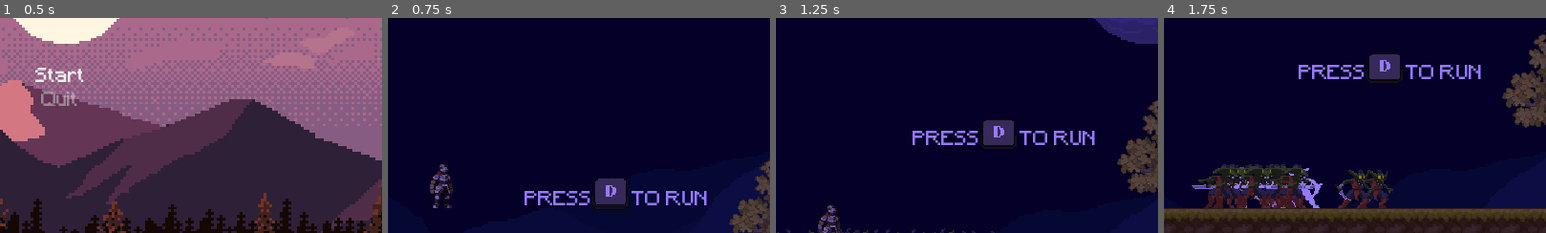
Above: before the commit, frames 1-4 (left to right).
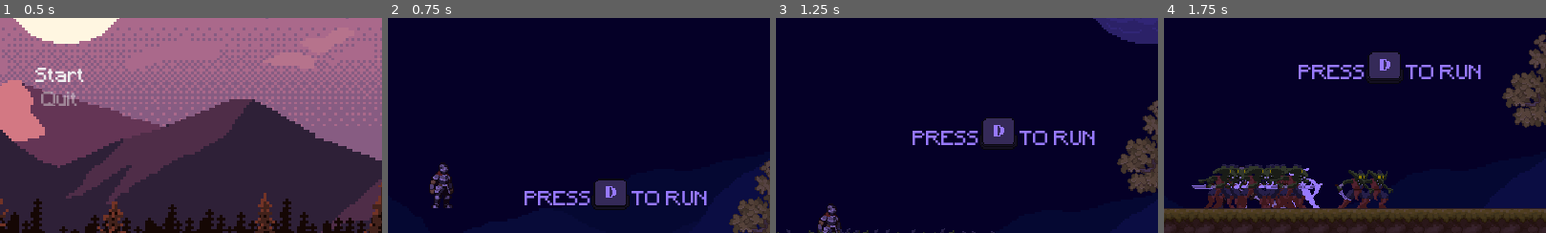
Above: after the commit, the same moments.

Repository: Astrol99/RetroKnight
Game: Godot game, scene res://scenes/MainMenu.tscn
The game is run twice, just before and just after one commit, with the same random seed, the same clock (stepped at 60 frames per second) and the same inputs.
Inputs (mouse positions are % of the whole screen's width and height, from its top left):
- Up to frame 1 (0.5 s): no input
- Up to frame 2 (0.75 s): click "Start" at 0.5 s
- Up to frame 3 (1.25 s): no input
- Up to frame 4 (1.75 s): tap Enter at 1.25 s; move the mouse to (72, 45) at 1.27 s; hold Right (ui_right) from 1.28 s (still down); click (72, 45) at 1.35 s; tap Up (ui_up) at 1.52 s
The pictures show only the part of the screen within x 42-92%, y 34-84%; the shares and areas given below are measured in that part.

Frame 1 is identical in both runs. In frame 2, 0.1% of the frame differs, in the area x 54-63%, y 74-88%; in frame 3, 0.1%; in frame 4, 0.1%.

Commit message:
Added back exe file

Diff:
--- a/scenes/Tutorial.tscn
+++ b/scenes/Tutorial.tscn
@@ -1605,6 +1605,7 @@
 [node name="DAnimation" type="AnimatedSprite" parent="."]
 position = Vector2( 136, -88 )
 frames = SubResource( 163 )
+frame = 1
 playing = true
 
 [node name="JumpTutorial" type="RichTextLabel" parent="."]
@@ -1622,7 +1623,6 @@
 [node name="WAnimation" type="AnimatedSprite" parent="."]
 position = Vector2( 512, -112 )
 frames = SubResource( 168 )
-frame = 1
 playing = true
 
 [node name="AttackTutorial" type="RichTextLabel" parent="."]
@@ -1639,11 +1639,13 @@
 [node name="M1Animation" type="AnimatedSprite" parent="."]
 position = Vector2( 896, -184 )
 frames = SubResource( 171 )
+frame = 1
 playing = true
 
 [node name="M1Animation2" type="AnimatedSprite" parent="."]
 position = Vector2( 928, -184 )
 frames = SubResource( 174 )
+frame = 1
 playing = true
 
 [node name="EXIT TEXT" type="RichTextLabel" parent="."]
Not shown, changed: export_presets.cfg
Not shown, changed: exportEXE/TalesOfRetroknight.exe
